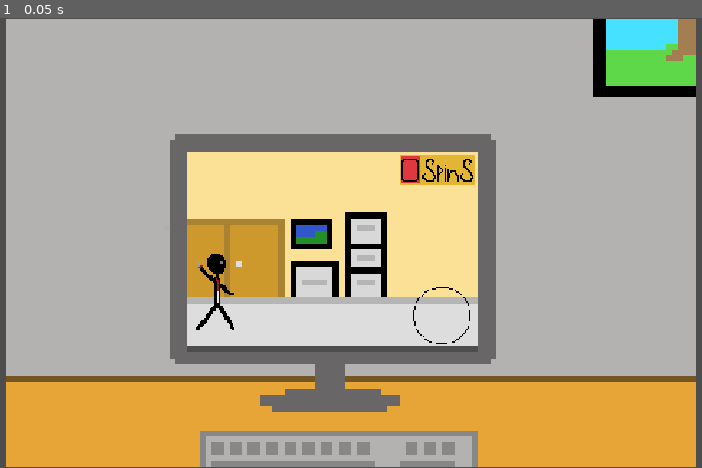
Above: before the commit, frame 1.
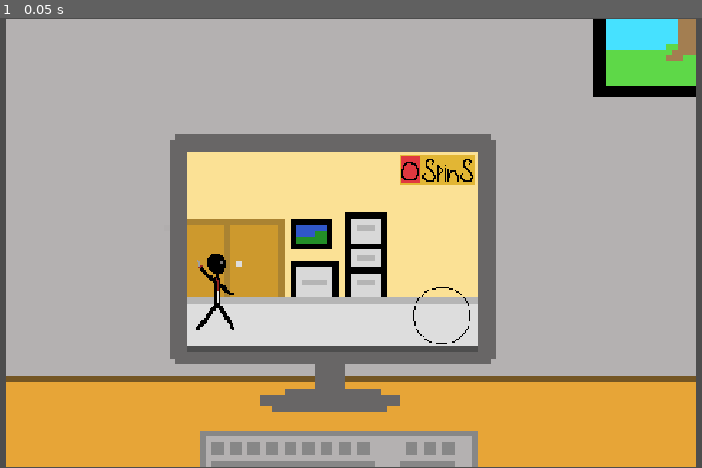
Above: after the commit, the same moment.

Repository: RedR64/first-game-jam-game
Game: Godot game, scene res://scenes/office_background.tscn
Two runs of this game, one before a commit and one after it. Both use one fixed random seed, a clock stepped at 60 frames per second and the inputs below.
Inputs:
- Up to frame 1 (0.05 s): no input

The runs differ from the first frame. In frame 1, less than 0.1% of the frame differs, in the area x 57-60%, y 31-37%.
Error in both runs: Invalid access to property or key 'health' on a base object of type 'Callable'. (res://scenes/player.gd:4)

Commit message:
proper Numbers

Diff:
--- a/scenes/currency.tscn
+++ b/scenes/currency.tscn
@@ -1,7 +1,7 @@
 [gd_scene format=3 uid="uid://c5lwn5rcojm4i"]
 
 [ext_resource type="Texture2D" uid="uid://du3psjqudtt8a" path="res://art/totalSpins.png" id="1_1abxn"]
-[ext_resource type="Texture2D" uid="uid://qnrbenus2rgr" path="res://art/0.png" id="2_hqq6v"]
+[ext_resource type="Texture2D" uid="uid://b56xs2a7l483d" path="res://art/numbers.png" id="2_1abxn"]
 
 [node name="Node2D" type="Node2D" unique_id=1006379482]
 scale = Vector2(0.25, 0.25)
@@ -12,4 +12,8 @@
 
 [node name="Number" type="Sprite2D" parent="Spins" unique_id=1019404831]
 position = Vector2(-18, 0)
-texture = ExtResource("2_hqq6v")
+texture = ExtResource("2_1abxn")
+hframes = 5
+vframes = 2
+
+[node name="AnimationPlayer" type="AnimationPlayer" parent="." unique_id=1787671166]
Binary file removed: art/0.png
Not shown, removed: art/0.png.import
Binary file removed: art/1.png
Not shown, removed: art/1.png.import
Binary file removed: art/2.png
Not shown, removed: art/2.png.import
Binary file removed: art/3.png
Not shown, removed: art/3.png.import
Binary file removed: art/4.png
Not shown, removed: art/4.png.import
Binary file removed: art/5.png
Not shown, removed: art/5.png.import
(and 9 more such lines)
